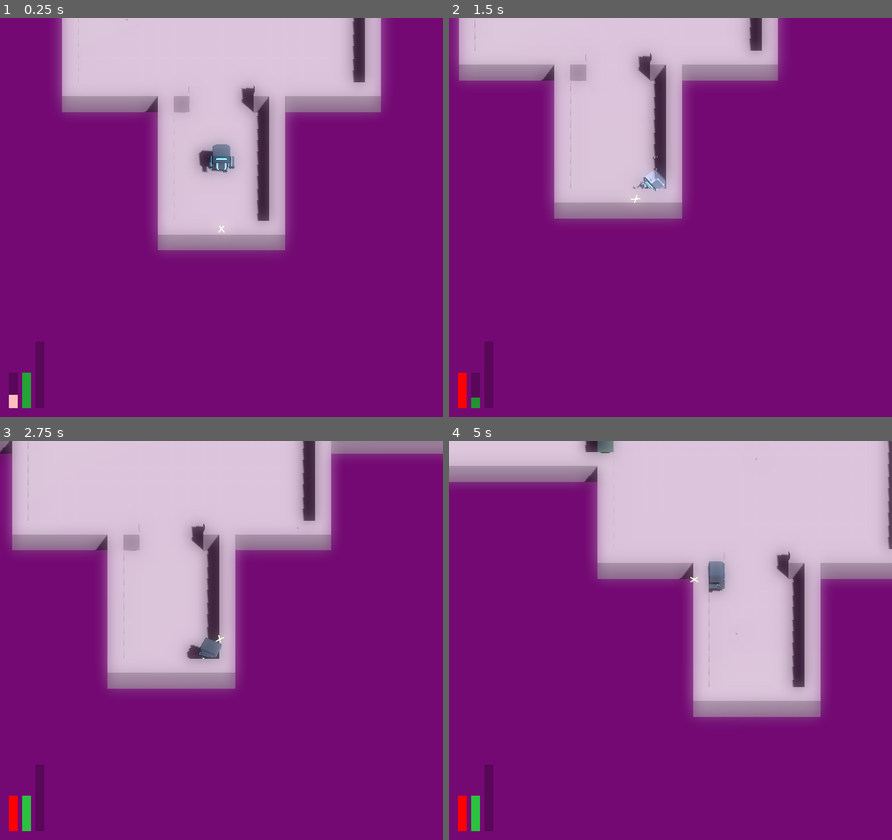
Above: before the commit, frames 1-4 (two rows, left to right).
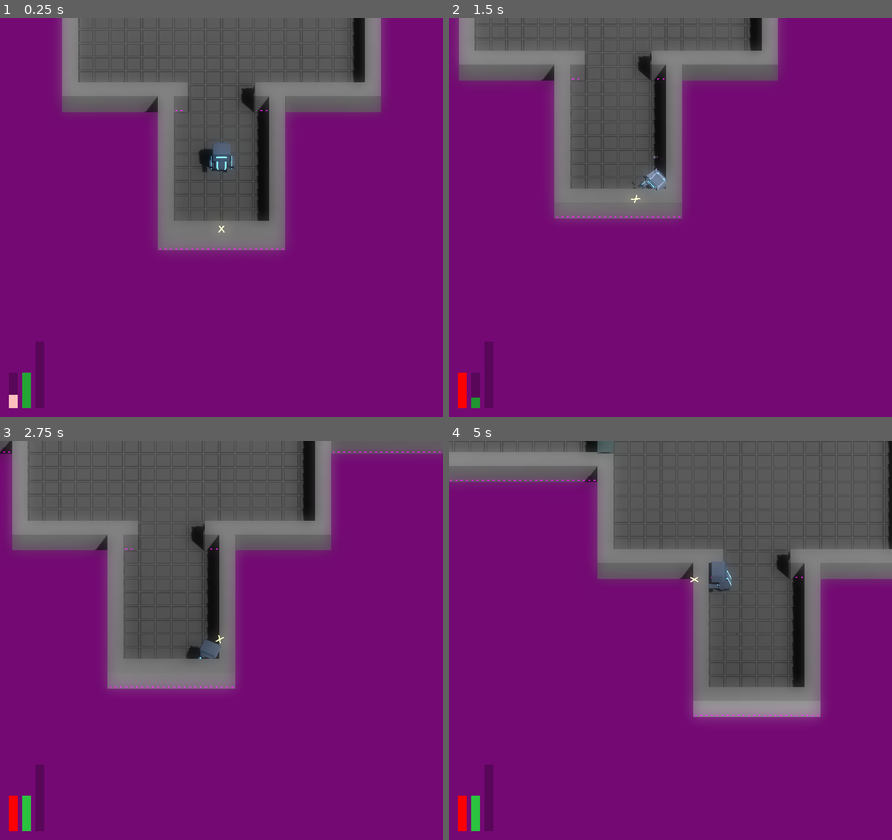
Above: after the commit, the same moments.

Repository: JackEvans24/bullet-absorb
Game: Godot game, scene res://scenes/main.tscn
Two runs of this game, one before a commit and one after it. Both use one fixed random seed, a clock stepped at 60 frames per second and the inputs below.
Inputs (mouse positions are in pixels of both pictures, inside the frame that each line leads up to):
- Up to frame 1 (0.25 s): no input
- Up to frame 2 (1.5 s): move the mouse to (767, 197) at 0.52 s; hold D (move_right) 0.53-1.28 s; hold Ctrl (absorb) 0.53-1.28 s; move the mouse to (581, 237) at 1.27 s; hold S (move_back) from 1.28 s (still down); tap Space (dash) at 1.35 s
- Up to frame 3 (2.75 s): move the mouse to (265, 552) at 2.02 s; release S (move_back) at 2.03 s; press the mouse at (265, 552) at 2.03 s; hold D (move_right) from 2.03 s (still down)
- Up to frame 4 (5 s): move the mouse to (648, 720) at 2.77 s; release D (move_right) at 2.78 s; release the mouse at (648, 720) at 2.78 s; hold W (move_forward) 2.78-3.53 s; tap Ctrl (absorb) at 2.85 s; move the mouse to (803, 700) at 3.52 s; hold A (move_left) from 3.53 s (still down); tap Space (dash) at 3.6 s; move the mouse to (537, 580) at 4.27 s; click (537, 580) at 4.35 s

The runs differ from the first frame. In frame 1, 27% of the frame differs, in the area x 14-86%, y 0-59%; in frame 2, 21%; in frame 3, 30%; in frame 4, 35%, in the area x 0-100%, y 0-69%.

Commit message:
feat: move and rotate player body in direction of movement

Diff:
--- a/prefabs/player/player.tscn
+++ b/prefabs/player/player.tscn
@@ -106,7 +106,7 @@
 "times": PackedFloat32Array(0),
 "transitions": PackedFloat32Array(1),
 "update": 0,
-"values": [Vector3(0, 0, 0)]
+"values": [Vector3(0, 0, 0.3)]
 }
 tracks/1/type = "value"
 tracks/1/imported = false
@@ -171,7 +171,7 @@
 "times": PackedFloat32Array(0, 0.6, 1.2),
 "transitions": PackedFloat32Array(1, 1, 1),
 "update": 0,
-"values": [Vector3(0, 0, 0), Vector3(0, 0.2, 0), Vector3(0, 0, 0)]
+"values": [Vector3(0, 0, 0.3), Vector3(0, 0.2, 0.3), Vector3(0, 0, 0.3)]
 }
 
 [sub_resource type="Animation" id="Animation_pdepb"]
@@ -367,7 +367,7 @@
 "times": PackedFloat32Array(0, 0.1, 0.3),
 "transitions": PackedFloat32Array(-2, -2, 1),
 "update": 0,
-"values": [Vector3(0, 1.2, -0.4), Vector3(0, 1.2, -0.4), Vector3(0, 0, 0)]
+"values": [Vector3(0, 1.2, -0.4), Vector3(0, 1.2, -0.4), Vector3(0, 0, 0.3)]
 }
 
 [sub_resource type="AnimationLibrary" id="AnimationLibrary_7y837"]
@@ -480,12 +480,22 @@
 draw_pass_1 = SubResource("SphereMesh_cp26l")
 
 [node name="Pivot" type="Node3D" parent="."]
-transform = Transform3D(1, 0, 0, 0, 1, 0, 0, 0, 1, 0, 1, 0)
+transform = Transform3D(0.999999, 0.00120908, 0.00080387, -0.00120983, 0.999999, 0.000936247, -0.000802739, -0.000937216, 0.999999, 0, 1, 0)
 script = ExtResource("10_18rdm")
 default_material = ExtResource("21_yrqox")
 recovery_material = ExtResource("21_yrqox")
+body_ref = NodePath("PlayerModel/Body")
+body_move_amount = -0.05
+body_angle_deg = 1.0
+body_smoothing = 0.4
 
 [node name="PlayerModel" parent="Pivot" instance=ExtResource("23_m7jo1")]
+
+[node name="Body" parent="Pivot/PlayerModel" index="0"]
+transform = Transform3D(1, 0, 0, 0, 0.999906, -0.0137353, 0, 0.0137353, 0.999906, 0, 0, 0)
+
+[node name="Head" parent="Pivot/PlayerModel" index="1"]
+transform = Transform3D(1, 0, 0, 0, 1, 0, 0, 0, 1, 0, 0, 0.3)
 
 [node name="HurtParticles" type="GPUParticles3D" parent="Pivot"]
 cast_shadow = 0
@@ -522,6 +532,9 @@
 skeleton = NodePath("../..")
 
 [node name="DistanceCheck" type="RayCast3D" parent="Pivot/Reticule"]
+
+[node name="RayCast3D" type="RayCast3D" parent="Pivot"]
+debug_shape_custom_color = Color(0, 1, 0, 1)
 
 [node name="GroundDetection" type="CollisionShape3D" parent="."]
 transform = Transform3D(1, 0, 0, 0, 1, 0, 0, 0, 1, 0, 1, 0)
--- a/scripts/mechanics/player/player.gd
+++ b/scripts/mechanics/player/player.gd
@@ -58,6 +58,8 @@
 
 func _physics_process(_delta):
 	velocity = move_state.movement
+	body.current_movement = velocity
+
 	body.look_at(body.global_position + aim.aim_direction)
 
 	move_and_slide()
--- a/scripts/mechanics/player/player_body.gd
+++ b/scripts/mechanics/player/player_body.gd
@@ -1,15 +1,24 @@
 class_name PlayerBody
 extends Node3D
 
+@export_group("Materials")
 @export var default_material: Material
 @export var recovery_material: Material
 
+@export_group("Body Movement")
+@export var body_ref: NodePath
+@export var body_move_amount := 0.5
+@export var body_angle_deg := 15.0
+@export_range(0.0, 1.0) var body_smoothing := 0.9
+
 @onready var hurt_particles: GPUParticles3D = $HurtParticles
 @onready var dash_particles: GPUParticles3D = $DashParticles
+@onready var body: Node3D = get_node(body_ref)
 
 var meshes: Array[MeshInstance3D]
 
 var current_move_state: MoveState
+var current_movement: Vector3
 var is_invincible: bool = false
 var current_material: Material
 
@@ -31,6 +40,27 @@
 	current_move_state = move_state
 
 func _process(_delta):
+	set_body_angle()
+	set_body_materials()
+
+func set_body_angle():
+	var move_speed = current_movement.length()
+	if move_speed < 0.01:
+		body.position = Vector3.ZERO
+		body.rotation = Vector3.ZERO
+		return
+
+	var local_move = to_local(global_position + current_movement).normalized()
+	var target_position = local_move * body_move_amount * move_speed
+	body.position = body.position.lerp(target_position, body_smoothing)
+
+	var body_angle = deg_to_rad(body_angle_deg)
+	var target_rotation = Vector3(local_move.z, 0.0, -local_move.x) * body_angle * move_speed
+	body.rotation = body.rotation.lerp(target_rotation, body_smoothing)
+
+	pass
+
+func set_body_materials():
 	var new_material = calculate_current_material()
 	if current_material == new_material:
 		return
